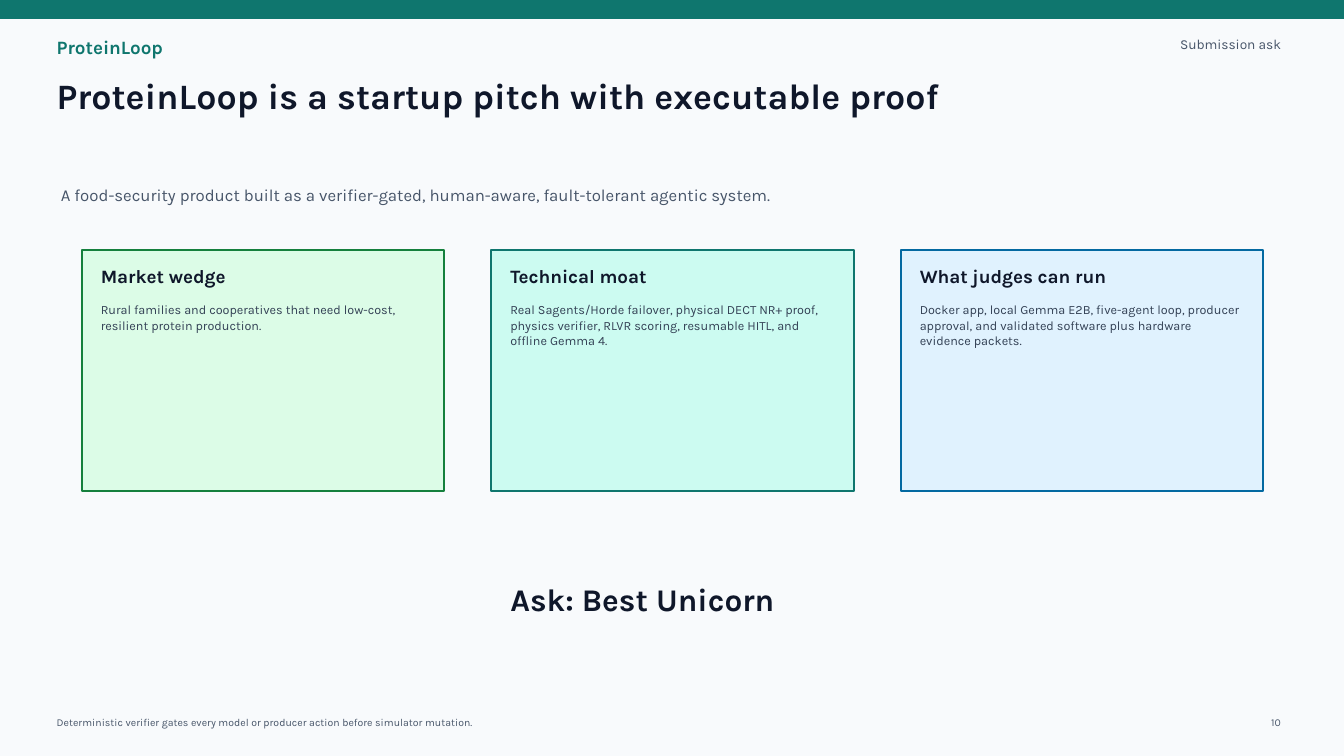
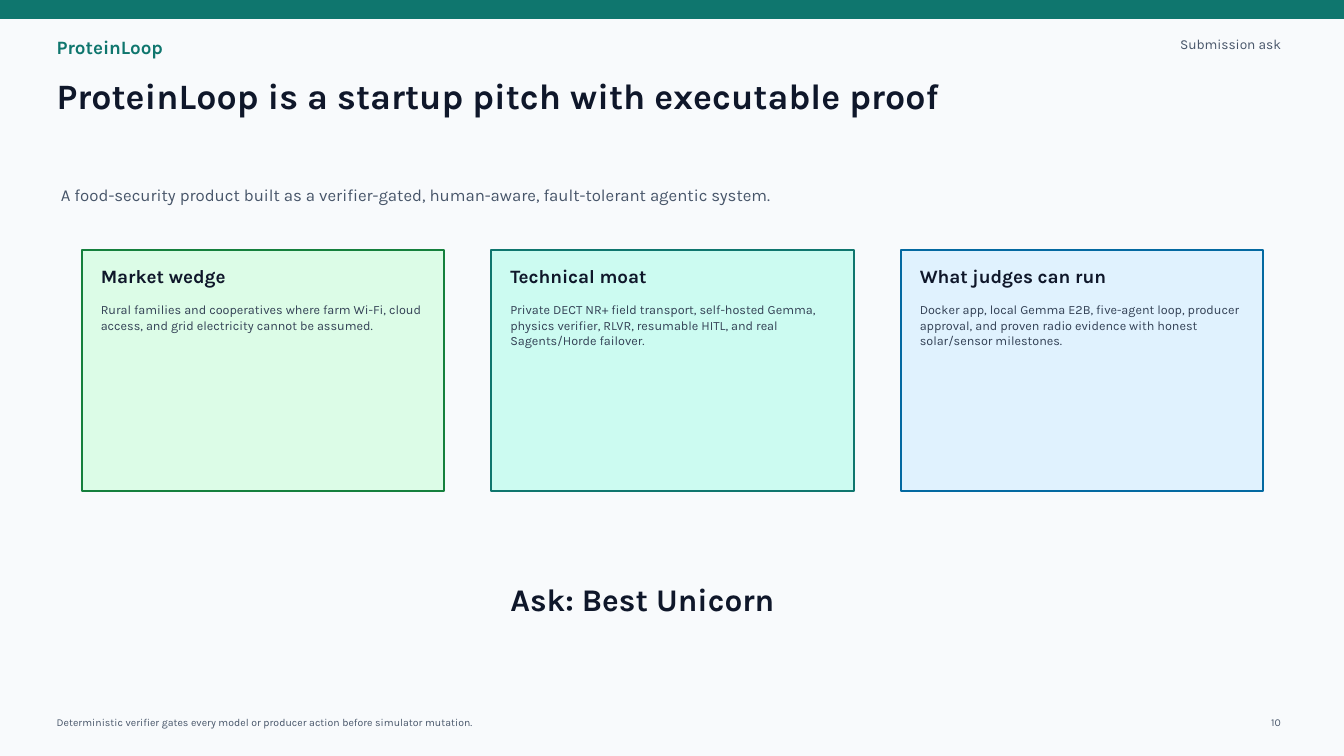
Before and after one commit to Anarpego/ProteinLoop, a slide deck: slide 10 of submission/proteinloop-hackathon-deck.pptx. Drawn at 1344x756 pixels with LibreOffice and Linux fonts; fonts in the diff are those of the drawing. Boxes give left, top, right and bottom in pixels: in the first picture for what was removed or moved away, otherwise in the second. Text is boxed around its words. In the diff, an @@ line names an element or a change of style, - is before the commit and + after.

Commit message:
feat: explain off-grid field continuity

```diff
--- a/submission/proteinloop-hackathon-deck.pptx
+++ b/submission/proteinloop-hackathon-deck.pptx
@@ text at (101, 305, 421, 333): text changed @@
-Rural families and cooperatives that need low-cost, resilient protein production.
+Rural families and cooperatives where farm Wi-Fi, cloud access, and grid electricity cannot be assumed.
@@ text at (510, 305, 816, 348): text changed @@
-Real Sagents/Horde failover, physical DECT NR+ proof, physics verifier, RLVR scoring, resumable HITL, and offline Gemma 4.
+Private DECT NR+ field transport, self-hosted Gemma, physics verifier, RLVR, resumable HITL, and real Sagents/Horde failover.
@@ text at (920, 305, 1239, 346): text changed @@
-Docker app, local Gemma E2B, five-agent loop, producer approval, and validated software plus hardware evidence packets.
+Docker app, local Gemma E2B, five-agent loop, producer approval, and proven radio evidence with honest solar/sensor milestones.
```
Also in this commit, not shown: 2 other slides changed, 1 slide added, 1 slide removed, 24 other files.
